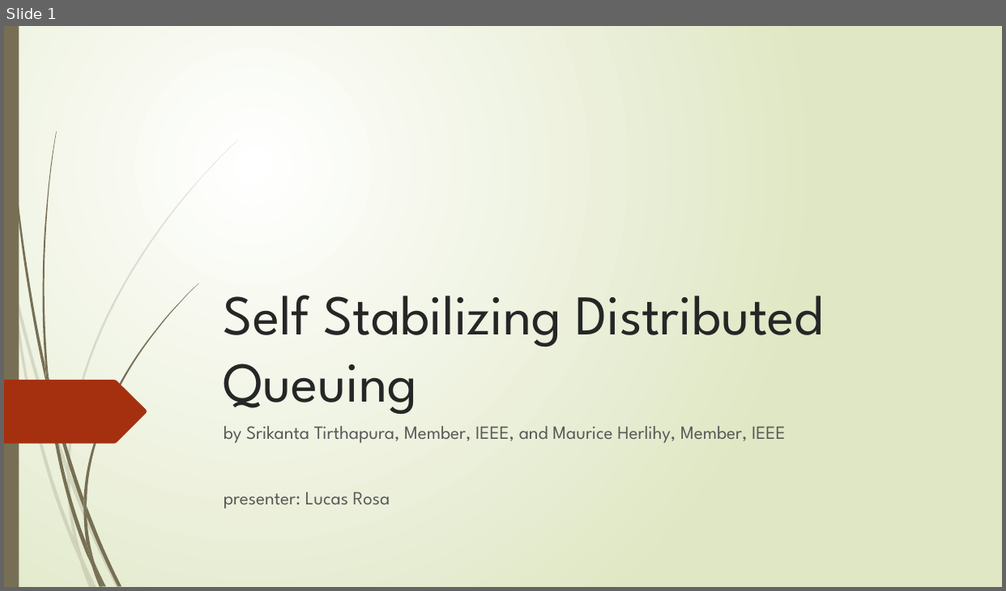
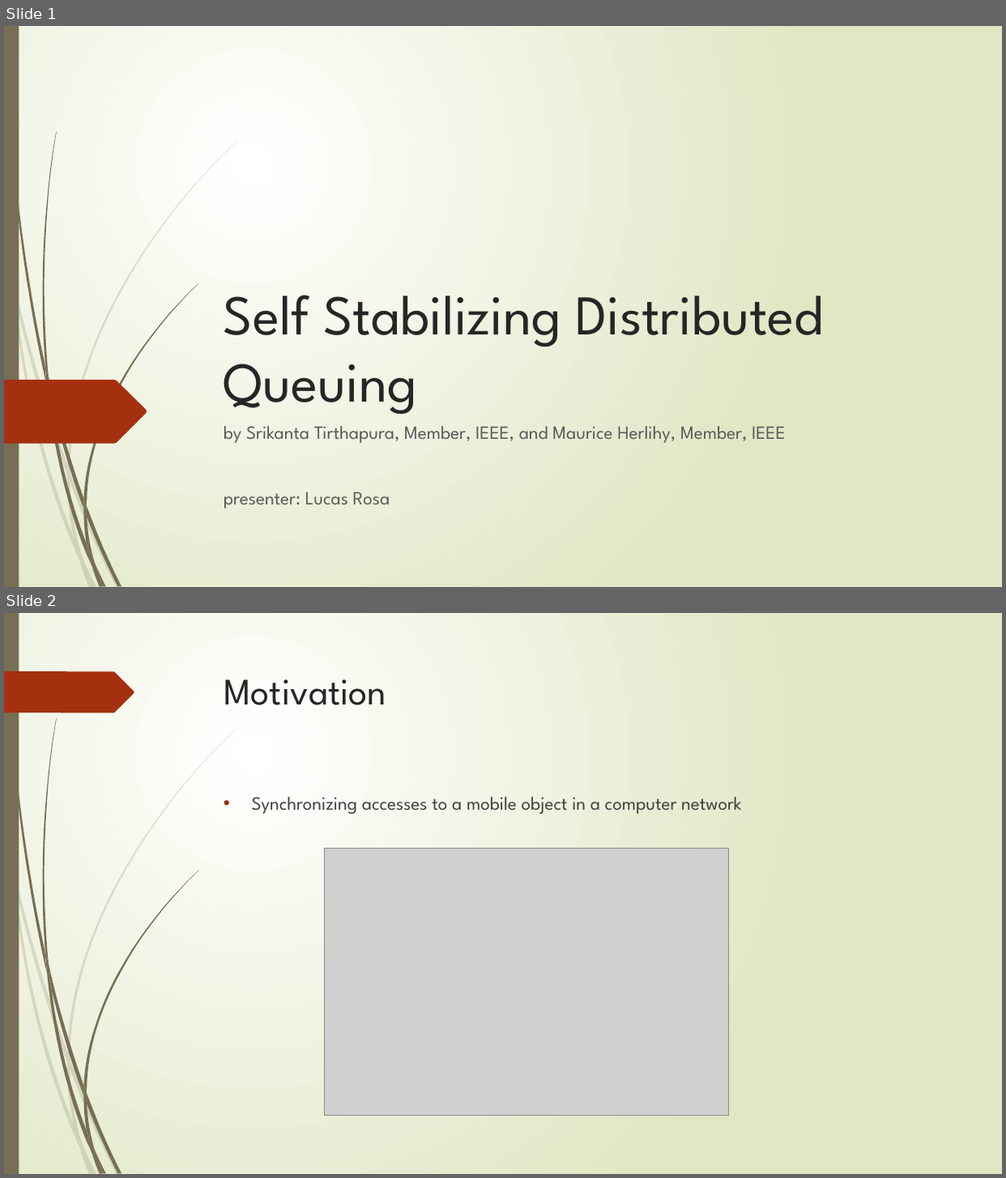
Before and after one commit to rvcas/Distributed-Computing, a slide deck: presentation/datastructure_presentation.pptx. Shown one above the other, each under a label of ours: slide 1 before the commit, slides 1 and 2 after it. The pictures are 1006x591 and 1006x1178 pixels, drawn with LibreOffice and Linux fonts; fonts in the diff are those of the drawing; grey boxes stand for pictures. Boxes give left, top, right and bottom in pixels: in the first picture for what was removed or moved away, otherwise in the second. Text is boxed around its words. In the diff, an @@ line names an element or a change of style, - is before the commit and + after.

```diff
--- a/presentation/datastructure_presentation.pptx
+++ b/presentation/datastructure_presentation.pptx
@@ slide 2 added at [4,613,1002,1174], background gradient #FFFFFF to #DFE8C4; not listed: 23 template elements that a slide beside it also shows @@
@@ freeform shape added at [4,671,134,713], fill #A53010 @@
@@ title added at [224,679,386,705], 36 pt, text #262626 @@
+Motivation
@@ text added at [252,797,741,814], 18 pt, text #404040 @@
+• Synchronizing accesses to a mobile object in a computer network
@@ picture added at [325,849,729,1116] @@
```
Also in this commit, not shown: 3 other slides added.
